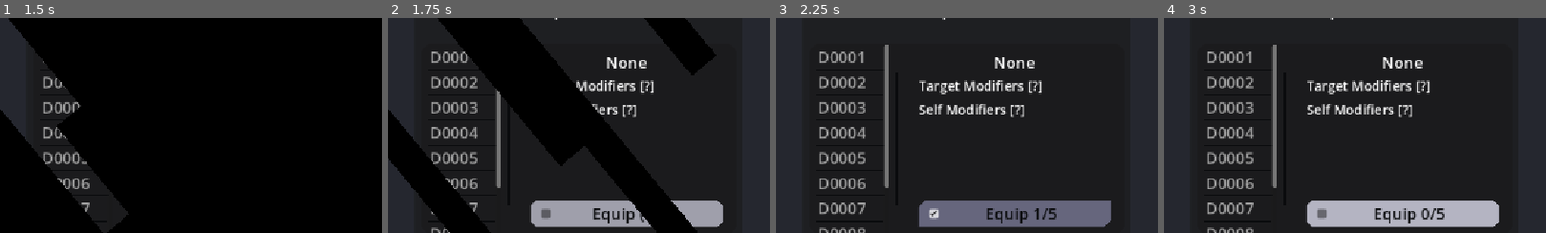
Above: before the commit, frames 1-4 (left to right).
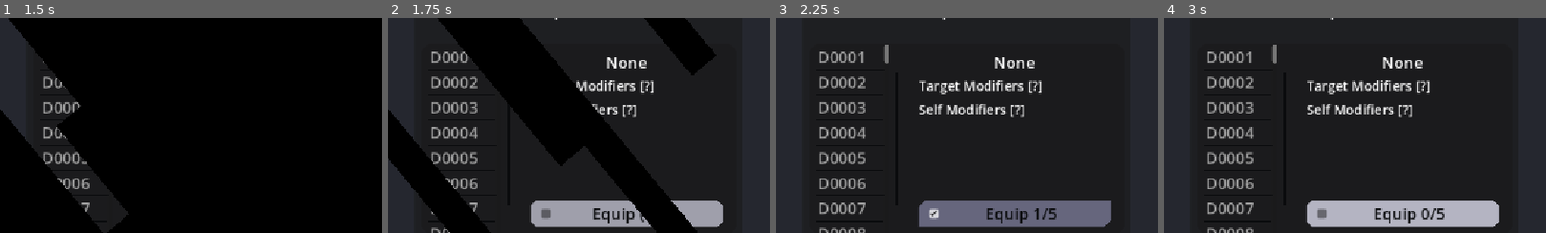
Above: after the commit, the same moments.

Repository: ProgrammerOnCoffee/operation-daemon
Game: Godot game, scene res://scenes/main.tscn
Two runs of this game, one before a commit and one after it. Both use one fixed random seed, a clock stepped at 60 frames per second and the inputs below. Sound files missing from this copy of the repository are replaced by a short silence.
Inputs:
- Up to frame 1 (1.5 s): click "START" at 0.5 s; click "START" at 1.25 s
- Up to frame 2 (1.75 s): no input
- Up to frame 3 (2.25 s): click "Equip (0/5)" at 2 s
- Up to frame 4 (3 s): click "Equip 1/5" at 2.75 s
The pictures show only the part of the screen within x 0-50%, y 42-92%; the shares and areas given below are measured in that part.

Frame 1 is identical in both runs. In frame 2, 0.4% of the frame differs, in the area x 28-30%, y 33-80%; in frame 3, 0.6%, in the area x 28-30%, y 20-80%; in frame 4, 0.6%.
Error before the commit: Invalid access to property or key 'button_hover_player' on a base object of type 'Nil'. (res://scripts/laboratory.gd:153)
Error after the commit: Invalid access to property or key 'button_hover_player' on a base object of type 'Nil'. (res://scripts/laboratory.gd:154)

Commit message:
Effects (For Real) + Death Loop Stuff
Implemented the way effects are supposed to work, and made dying actually take you back to the lab, albeit shoddily.

Diff:
--- a/scenes/combat_handler.tscn
+++ b/scenes/combat_handler.tscn
@@ -372,7 +372,7 @@
 [node name="HSeparator2" type="HSeparator" parent="EndScreen/MarginContainer/VBoxContainer" unique_id=1881530624]
 layout_mode = 2
 
-[node name="Laboratory" type="Button" parent="EndScreen/MarginContainer/VBoxContainer" unique_id=963526792]
+[node name="Continue" type="Button" parent="EndScreen/MarginContainer/VBoxContainer" unique_id=963526792]
 layout_mode = 2
 size_flags_horizontal = 4
 text = "Return To Laboratory"
--- a/scenes/event_scenes/analysis_scene.tscn
+++ b/scenes/event_scenes/analysis_scene.tscn
@@ -22,7 +22,7 @@
 func _pressed() -> void:
 	Global.research_all(0.15)
 	Global.attempt_discovery()
-	event_scene.event_finished.emit()
+	event_scene.event_finished.emit(true)
 "
 
 [node name="AnalysisEvent" type="PanelContainer" unique_id=2057279057]
--- a/scenes/event_scenes/daemon_scene.tscn
+++ b/scenes/event_scenes/daemon_scene.tscn
@@ -31,7 +31,7 @@
 
 func _pressed() -> void:
 	PlayerData.permanent_daemons += [daemon]
-	event_scene.event_finished.emit()
+	event_scene.event_finished.emit(true)
 "
 
 [node name="DaemonEvent" type="PanelContainer" unique_id=2057279057]
--- a/scenes/event_scenes/rest_event.tscn
+++ b/scenes/event_scenes/rest_scene.tscn
@@ -22,7 +22,7 @@
 func _pressed() -> void:
 	PlayerData.health += 30
 	print(\"!!?\")
-	event_scene.event_finished.emit()
+	event_scene.event_finished.emit(true)
 "
 
 [node name="RestEvent" type="PanelContainer" unique_id=2057279057]
--- a/scenes/laboratory.tscn
+++ b/scenes/laboratory.tscn
@@ -108,6 +108,22 @@
 corner_radius_bottom_left = 8
 corner_detail = 1
 
+[sub_resource type="StyleBoxFlat" id="StyleBoxFlat_wtnrd"]
+content_margin_left = 15.0
+content_margin_right = 15.0
+bg_color = Color(0.7058824, 0.7058824, 0.7607843, 1)
+corner_radius_top_left = 8
+corner_radius_top_right = 8
+corner_radius_bottom_right = 8
+corner_radius_bottom_left = 8
+corner_detail = 1
+
+[sub_resource type="StyleBoxFlat" id="StyleBoxFlat_3bqev"]
+content_margin_left = 15.0
+content_margin_right = 15.0
+bg_color = Color(0.62352943, 0.62352943, 0.67058825, 1)
+corner_detail = 1
+
 [sub_resource type="Theme" id="Theme_7eomm"]
 Button/colors/font_color = Color(0.039215688, 0.043137256, 0.050980393, 1)
 Button/colors/font_disabled_color = Color(0.039215688, 0.043137256, 0.050980393, 0.75686276)
@@ -118,6 +134,11 @@
 Button/styles/hover = SubResource("StyleBoxFlat_ehj20")
 Button/styles/normal = SubResource("StyleBoxFlat_fie5y")
 Button/styles/pressed = SubResource("StyleBoxFlat_0qmye")
+PopupMenu/colors/font_color = Color(0.039215688, 0.043137256, 0.050980393, 1)
+PopupMenu/colors/font_disabled_color = Color(0.039215688, 0.043137256, 0.050980393, 0.7764706)
+PopupMenu/colors/font_hover_color = Color(0.039215688, 0.043137256, 0.050980393, 1)
+PopupMenu/styles/hover = SubResource("StyleBoxFlat_wtnrd")
+PopupMenu/styles/panel = SubResource("StyleBoxFlat_3bqev")
 
 [sub_resource type="StyleBoxFlat" id="StyleBoxFlat_mhqq6"]
 corner_radius_top_left = 20
--- a/scenes/main.tscn
+++ b/scenes/main.tscn
@@ -1025,9 +1025,10 @@
 layout_mode = 2
 size_flags_horizontal = 3
 
-[node name="WorldMap" parent="UILayer/UI" unique_id=1068333612 node_paths=PackedStringArray("scene_parents") instance=ExtResource("5_tbgi4")]
+[node name="WorldMap" parent="UILayer/UI" unique_id=1068333612 node_paths=PackedStringArray("laboratory", "scene_parents") instance=ExtResource("5_tbgi4")]
 visible = false
 layout_mode = 1
+laboratory = NodePath("../Laboratory")
 scene_parents = {
 1: NodePath("../../.."),
 2: NodePath("../.."),
--- a/scripts/combat_handler.gd
+++ b/scripts/combat_handler.gd
@@ -4,7 +4,7 @@
 ##
 ## Handles the logic for each fight.
 
-signal requested_end
+signal requested_end(won:bool)
 
 ## Emitted when the player has selected an [Entity] to attack, if any.
 signal entity_selected(entity: Entity)
@@ -58,7 +58,7 @@
 			return cam.to_local(a.entity_3d.global_position).z <= cam.to_local(b.entity_3d.global_position).z)
 	turn()
 
-	$EndScreen/MarginContainer/VBoxContainer/Laboratory.pressed.connect(requested_end.emit)
+	$EndScreen/MarginContainer/VBoxContainer/Continue.pressed.connect(func():requested_end.emit(player.health))
 
 
 func _input(event: InputEvent) -> void:
@@ -141,11 +141,13 @@
 func end_fight() -> void:
 	if player.health:
 		$EndScreen/MarginContainer/VBoxContainer/Status.text = "Success"
+		$EndScreen/MarginContainer/VBoxContainer/Continue.text = "Return To Map"
 	else:
 		$EndScreen/MarginContainer/VBoxContainer/Status.text = "Failure"
 		$EndScreen/MarginContainer/VBoxContainer/Label.hide()
 		$EndScreen/MarginContainer/VBoxContainer/ScrollContainer.hide()
 		$EndScreen.set_anchors_and_offsets_preset(Control.PRESET_CENTER)
+		$EndScreen/MarginContainer/VBoxContainer/Continue.text = "Return To Laboratory"
 
 	# Blur background
 	$BackBufferCopy.show()
--- a/scripts/effect.gd
+++ b/scripts/effect.gd
@@ -29,13 +29,6 @@
 			file = file.substr(0, file.length() - ".remap".length())
 		all_effects[file] = load(PATH.path_join(file))
 
-
-## The final [member base] of this [Effect] after all [Modifier]s have been
-## applied. Use this value in [method apply_effect].
-## [br]
-## This is reset to [member base] each time the effect is parsed.
-var modified_base: float
-
 # NOTE: these are all abstract functions and not variables
 # so they can all be set by a subclass in code. The variables
 # let you get the single-value ones like normal variables,
@@ -66,4 +59,7 @@
 @abstract func _get_base() -> float
 
 ## Apply this effect to a target. Ran by that target.
+## Returns a bool of whether it should be freed after it's run.
 @abstract func apply_effect(target: Entity) -> bool
+
+func _to_string() -> String: return effect_name + ": " + str(base)
--- a/scripts/effects/example_effect.gd
+++ b/scripts/effects/example_effect.gd
@@ -18,5 +18,5 @@
 
 ## Actually do that healing.
 func apply_effect(target: Entity) -> bool:
-	target.health += int(modified_base) # Or something like this
+	target.health += int(base) # Or something like this
 	return true ## Free immediately - no DoT
--- a/scripts/effects/overcharge_effect.gd
+++ b/scripts/effects/overcharge_effect.gd
@@ -13,7 +13,7 @@
 
 func apply_effect(target: Entity) -> bool:
 	@warning_ignore_start("narrowing_conversion")
-	var extra := target.damage_dealing * modified_base
+	var extra := target.damage_dealing * base
 	target.damage_dealing += extra
-	target.health -= extra * modified_base
-	return false
+	target.take_damage(extra * base)
+	return true
--- a/scripts/effects/reflective_effect.gd
+++ b/scripts/effects/reflective_effect.gd
@@ -13,5 +13,5 @@
 
 func apply_effect(target: Entity) -> bool:
 	@warning_ignore("narrowing_conversion")
-	target.health -= target.damage_dealing * modified_base
-	return false
+	target.health -= target.damage_dealing * base
+	return true
--- a/scripts/effects/siphon_effect.gd
+++ b/scripts/effects/siphon_effect.gd
@@ -12,5 +12,5 @@
 func _get_apply_type() -> ApplyType: return ApplyType.AFTER_ATTACK
 
 func apply_effect(target: Entity) -> bool:
-	target.health += int(target.damage_dealing * modified_base)
-	return false
+	target.health += int(target.damage_dealing * base)
+	return true
--- a/scripts/enemy.gd
+++ b/scripts/enemy.gd
@@ -16,19 +16,30 @@
 		qte.type = qte.Type.COUNTER if combat_handler.player.is_defending else qte.Type.PARRY
 		var value: float = await qte.pressed
 		if combat_handler.player.is_defending and value > 0.9:
+			# Figure out how much damage the player's doing.
 			combat_handler.player.damage_dealing = int(combat_handler.player.get_damage() * value * 0.5)
-			apply_effects(Effect.ApplyType.BEFORE_ATTACK, combat_handler.player, self)
-			take_damage(combat_handler.player.damage_dealing, combat_handler.player)
-			apply_effects(Effect.ApplyType.AFTER_ATTACK, combat_handler.player, self)
+			# Apply the player's pre-attack effects.
+			combat_handler.player.apply_self_effects(Effect.ApplyType.BEFORE_ATTACK)
+			# NOTE: No effects are applied by a Counter/Parry attack.
+			# Take the damage.
+			take_damage(combat_handler.player.damage_dealing)
+			# Apply the player's post-attack effects.
+			combat_handler.player.apply_self_effects(Effect.ApplyType.AFTER_ATTACK)
 		else:
 			damage_dealing = (
-					get_damage() if combat_handler.player.is_defending # Counter failed, take full damage
-					else int(get_damage() * (1.0 - value * 0.5))
+				get_damage() if combat_handler.player.is_defending # Counter failed, take full damage
+				else int(get_damage() * (1.0 - value * 0.5))
 			)
-			apply_effects(Effect.ApplyType.BEFORE_ATTACK, self, combat_handler.player)
-			combat_handler.player.take_damage(damage_dealing, self)
+			# Apply pre-attack effects.
+			apply_self_effects(Effect.ApplyType.BEFORE_ATTACK)
+			# Inflict the enemy's effects onto the player.
+			inflict_effects(combat_handler.player, Module.SLOT.NONE) # Enemy Modules don't have slots.
+			# Do the actual damage.
+			combat_handler.player.take_damage(damage_dealing)
+			# Recognize the real damage dealt post-effects.
 			damage_dealing = combat_handler.player.damage_receiving
-			apply_effects(Effect.ApplyType.AFTER_ATTACK, self, combat_handler.player)
+			# Apply post-attack effects.
+			apply_self_effects(Effect.ApplyType.AFTER_ATTACK)
 
 	await get_tree().create_timer(0.7).timeout
 	await entity_3d.return_to_initial_transform()
--- a/scripts/entity.gd
+++ b/scripts/entity.gd
@@ -50,6 +50,8 @@
 var modules: Array[Module]
 ## This [Entity]'s [Daemon]s.
 var daemons: Array[Daemon]
+## The [Effects]s currently applied to this [Entity]. Not the same as those they can apply to others.
+var current_effects:Array[Effect]
 ## The amount of damage this entity is about to deal. Used and modified by some effects.
 var damage_dealing: int
 ## The amount of damage this entity is about to receive. Used and modified by some effects.
@@ -99,27 +101,53 @@
 
 
 ## Returns the array of [Effect]s to apply, based on this entity's [member modules] and [member daemon]s.
-func get_effects() -> Array[Effect]:
-	## The array of [Effect]s to apply.
-	var effects: Array[Effect]
-	for module in modules:
-		for effect in module.effects:
-			# Reset modified base back to base
-			effect.modified_base = effect.base
-			effects.append(effect)
-	for daemon in daemons:
-		for modifier in daemon.modifiers:
-			for effect in effects:
-				if modifier.compare_effect(effect) and modifier.target_type == effect.target_type:
-					effect.modified_base *= modifier.percent
-	return effects
+#func get_effects() -> Array[Effect]:
+	### The array of [Effect]s to apply.
+	#var effects: Array[Effect]
+	#for module in modules:
+		#for effect in module.effects:
+			## Reset modified base back to base
+			#effect.modified_base = effect.base
+			#effects.append(effect)
+	#for daemon in daemons:
+		#for modifier in daemon.modifiers:
+			#for effect in effects:
+				#if modifier.compare_effect(effect) and modifier.target_type == effect.target_type:
+					#effect.modified_base *= modifier.percent
+	#return effects
 
 
-## Applied the effects returned by [method get_effects] if they match [param apply_type].
-func apply_effects(apply_type: Effect.ApplyType, attacker: Entity, attackee: Entity) -> void:
-	for effect in get_effects():
+## Applied all the [Effect]s currently applied to the entity that match the given [Effect.ApplyType].
+func apply_self_effects(apply_type: Effect.ApplyType) -> void:
+	for effect in current_effects:
 		if effect.apply_type == apply_type:
-			effect.apply_effect(attacker if effect.target_type == Module.TARGET.ATTACKER else attackee)
+			# Apply this effect, and remove it if it says to.
+			if effect.apply_effect(self):
+				current_effects.erase(effect)
+
+## Inflict all the effects from a slot (ATK/SPC) of this entity's onto the player.
+func inflict_effects(onto:Entity, filter:Module.SLOT):
+	# For every effect from a module in the slot being used to attack
+	for module:Module in modules.filter(func(m): return m.slot == filter):
+		for effect in module.effects:
+
+			# Duplicate the effect.
+			var new_effect := effect.duplicate()
+
+			# The base should never be changed on the base effect, so the
+			# duplicate's base is already the right value. No modified_base,
+			# since this duplicate will never need to calculate its modifiers
+			# again.
+
+			# Apply all the relevant modifiers.
+			for daemon in daemons:
+				for modifier in daemon.modifiers:
+					if modifier.compare_effect(new_effect):
+						new_effect.base *= modifier.percent
+
+			# Inflict the effect onto the relevant entities.
+			var target := onto if effect.target_type == Module.TARGET.ATTACKEE else self
+			target.current_effects.append(new_effect)
 
 
 ## Returns the amount of damage the [Entity] should deal.
@@ -128,12 +156,12 @@
 
 
 ## Makes this [Entity] take [param amount] damage.
-func take_damage(amount: int, attacker: Entity) -> void:
+func take_damage(amount: int) -> void:
 	if amount <= 0 or health <= 0:
 		return
 
 	damage_receiving = amount
-	apply_effects(Effect.ApplyType.BEFORE_DAMAGE, attacker, self)
+	apply_self_effects(Effect.ApplyType.BEFORE_DAMAGE)
 	damage_receiving = clampi(damage_receiving, 0, health)
 	# Add amount to damage dealt/taken stats
 	if self is Player:
@@ -148,7 +176,7 @@
 			),
 			String.num_int64(amount)
 	)
-	apply_effects(Effect.ApplyType.AFTER_DAMAGE, attacker, self)
+	apply_self_effects(Effect.ApplyType.AFTER_DAMAGE)
 
 
 ## Visually removes this entity from the fight.
--- a/scripts/event_scene.gd
+++ b/scripts/event_scene.gd
@@ -4,4 +4,4 @@
 # (This will get recursively searched for, it just has to be in the event scene.)
 
 @warning_ignore("unused_signal")
-signal event_finished
+signal event_finished(_additional_data)
--- a/scripts/global.gd
+++ b/scripts/global.gd
@@ -80,7 +80,7 @@
 			# Push out some kind of toast via this??
 			daemon_discovered.emit(daemon)
 
-## Returns a random newly-made daemon. Good for if we ever want modifiers to be weighted.
+## Returns a random newly-made daemon.
 func get_random_daemon(modifier_count := 4) -> Daemon:
 
 	var modifiers:Array[Modifier]
--- a/scripts/laboratory.gd
+++ b/scripts/laboratory.gd
@@ -1,4 +1,4 @@
-extends ColorRect
+class_name Laboratory extends ColorRect
 
 @export var map:Control
 
@@ -27,7 +27,8 @@
 
 	tab_bar.tab_selected.connect(func(index:int): goal_scroll_position = index * 496)
 
-	for i in 10:
+	# Debug daemons.
+	for i in 100:
 		Global.daemons_discovered += [Global.get_random_daemon(7)]
 
 	_update_discovered_list()
--- a/scripts/map_generation/event.gd
+++ b/scripts/map_generation/event.gd
@@ -12,7 +12,7 @@
 	return null
 const SCENES:Dictionary[TYPE, PackedScene] = {
 	TYPE.COMBAT:   preload("res://scenes/event_scenes/combat_scene.tscn"),
-	TYPE.REST:     preload("res://scenes/event_scenes/rest_event.tscn"),
+	TYPE.REST:     preload("res://scenes/event_scenes/rest_scene.tscn"),
 	TYPE.ANALYSIS: preload("res://scenes/event_scenes/analysis_scene.tscn"),
 	TYPE.DAEMON:   preload("res://scenes/event_scenes/daemon_scene.tscn")
 }
--- a/scripts/map_generation/world_map.gd
+++ b/scripts/map_generation/world_map.gd
@@ -6,6 +6,7 @@
 	Event.TYPE.COMBAT: "Combat"
 }
 
+@export var laboratory:Laboratory
 @export var scene_parents:Dictionary[Event.TYPE, Node]
 var current_event_scene:Node # The current node for the open event.
 var current_event:Event
@@ -155,14 +156,21 @@
 
 	return null
 
-func _finish_event() -> void:
+func _finish_event(additional_data:bool) -> void:
 
 	# Transition back the music if needed
 	if MUSIC_TRANSITIONS.has(current_event.type):
 		Global.request_track_transition.emit("Map")
 
+	# If this was combat and the player lost, go back to the lab.
+	var transition_to:Control = self
+	if (current_event.type == Event.TYPE.COMBAT or current_event.type == Event.TYPE.BOSS) and not additional_data and laboratory:
+		transition_to = laboratory
+
+		# Some game-resetting code?
+
 	# Transition the screen
-	await TransitionManager.transition_screen(current_event_scene if current_event_scene is CanvasItem else null, self)
+	await TransitionManager.transition_screen(current_event_scene if current_event_scene is CanvasItem else null, transition_to)
 
 	# Free the event.
 	current_event_scene.queue_free()
--- a/scripts/modifier.gd
+++ b/scripts/modifier.gd
@@ -31,7 +31,7 @@
 var effect_type: Effect: get = _get_effect_type
 @abstract func _get_effect_type() -> Effect
 func compare_effect(to: Effect):
-	return effect_type.effect_name == to.effect_name and effect_type.description == to.description
+	return effect_type.effect_name == to.effect_name and effect_type.description == to.description and target_type == to.target_type
 
 ## The percentage change to apply to the effect's base, as a float. 0.9 = -10%.
 var percent: float
--- a/scripts/module.gd
+++ b/scripts/module.gd
@@ -7,16 +7,24 @@
 	ATTACKEE ## Apply the effect to the attackee upon an attack.
 }
 
-## This [Daemon]'s unique ID.
+enum SLOT {
+	NONE,   ## This module isn't in a slot - it won't be applied during combat.
+	ATTACK, ## This module is in a ATTACK  slot - apply it w/ ATTACKs
+	SPECIAL ## This module is in a SPECIAl slot - apply it w/ SPECIALS.
+}
+
+## This [Module]'s unique ID.
 var id: int
 ## The unique name of this [Module].
 var name: String
 ## The array of  [Effect]s contained in this [Module].
 var effects: Array[Effect]
+## Which type of slot this module is in.
+var slot := SLOT.NONE
 
-
-func _init(set_effects: Array[Effect]) -> void:
+func _init(set_effects: Array[Effect], set_slot:SLOT = SLOT.NONE) -> void:
 	effects = set_effects
 	Global.module_count += 1
 	id = Global.module_count
 	name = "D%d" % id
+	slot = set_slot
--- a/scripts/player.gd
+++ b/scripts/player.gd
@@ -43,11 +43,19 @@
 	for i in attack_count:
 		await get_tree().create_timer(0.2).timeout
 		var qte := combat_handler.create_qte()
+
+		# Get the base amount of dmg to deal.
 		damage_dealing = int(get_damage() * await qte.pressed)
-		apply_effects(Effect.ApplyType.BEFORE_ATTACK, self, selected_enemy)
-		selected_enemy.take_damage(damage_dealing, self)
+		# Apply the pre-attack effects.
+		apply_self_effects(Effect.ApplyType.BEFORE_ATTACK)#, self, selected_enemy)
+		# Inflict the relevant effects onto the enemy.
+		inflict_effects(selected_enemy, Module.SLOT.ATTACK)
+		# Do the actual damage to the enemy.
+		selected_enemy.take_damage(damage_dealing)
+		# Recognize the real damage done post-effects.
 		damage_dealing = selected_enemy.damage_receiving
-		apply_effects(Effect.ApplyType.AFTER_ATTACK, self, selected_enemy)
+		# Apply the post-attack effects.
+		apply_self_effects(Effect.ApplyType.AFTER_ATTACK)#, self, selected_enemy)
 
 	# Fade health bar back in for all enemies other than selected enemy
 	var fade_bar_in_tween: Tween
Not shown: 2 places in scenes/combat_handler.tscn that only renumber resources
Not shown: 3 places in scenes/event_scenes/rest_scene.tscn that only renumber resources
